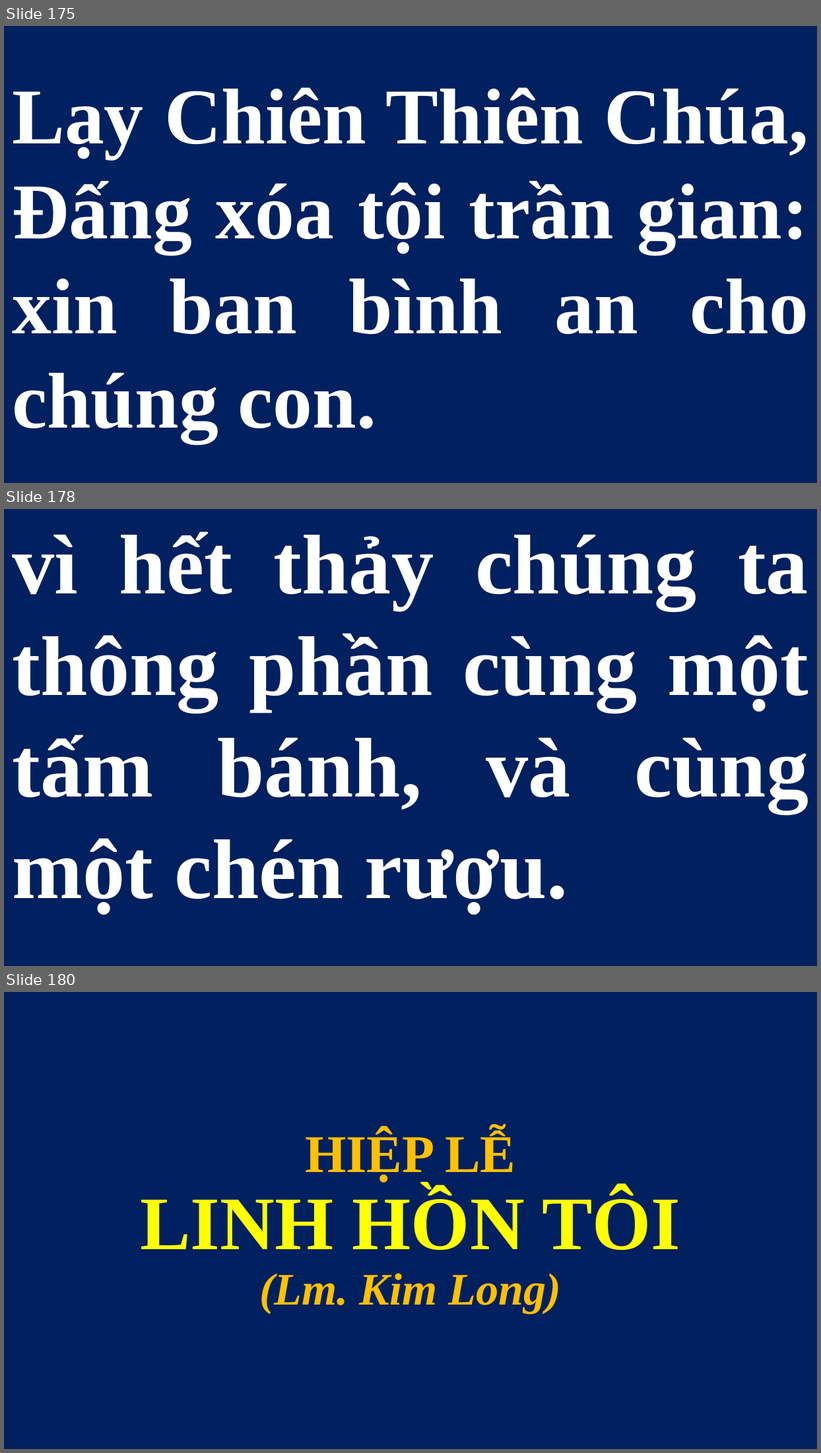
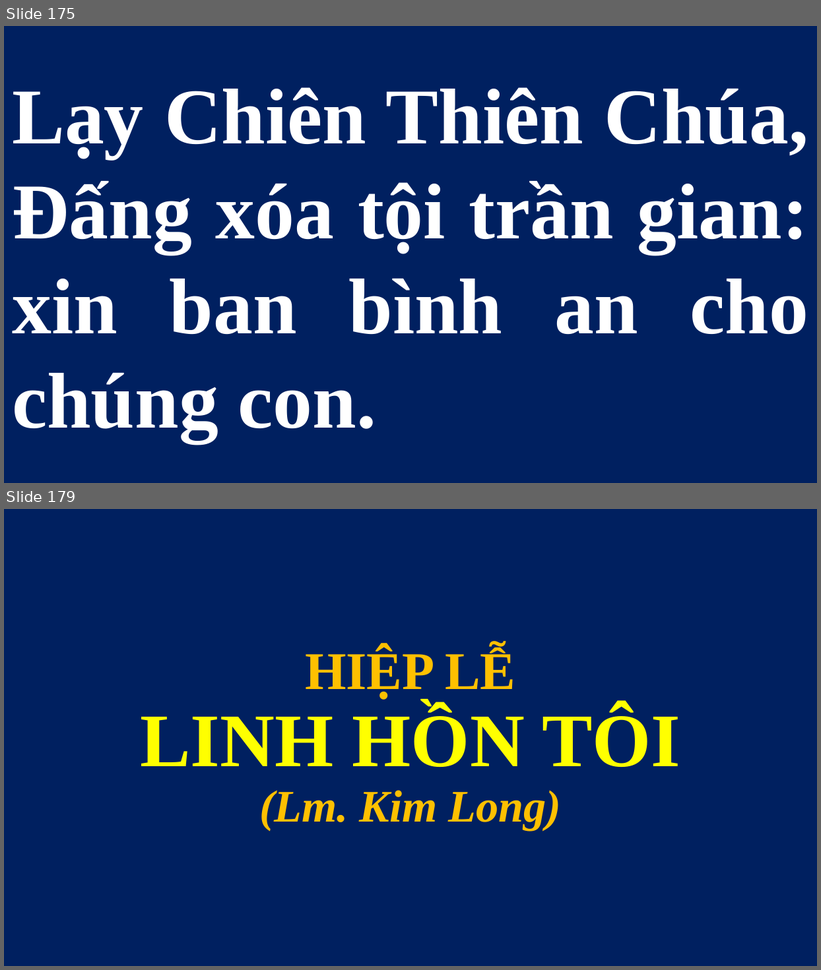
Before and after one commit to lythanhngodev64/SlideLe, a slide deck: Slide/Thứ Bảy - CN-27-TN 2026.pptx. Shown one above the other, each under a label of ours: slides 175, 178 and 180 before the commit, slides 175 and 179 after it; the slides between them are not shown. The pictures are 821x1453 and 821x970 pixels, drawn with LibreOffice and Linux fonts; fonts in the diff are those of the drawing. Boxes give left, top, right and bottom in pixels: in the first picture for what was removed or moved away, otherwise in the second. Text is boxed around its words. In the diff, an @@ line names an element or a change of style, - is before the commit and + after.

```diff
--- a/Slide/Thứ Bảy - CN-27-TN 2026.pptx
+++ b/Slide/Thứ Bảy - CN-27-TN 2026.pptx
@@ slide 178 removed at (4,509,817,966), background #FFFFFF @@
@@ title removed at (4,509,817,966) @@
-vì hết thảy chúng ta thông phần cùng một tấm bánh, và cùng một chén rượu.
@@ what was slide 180 is now slide 179 @@
```
Also in this commit, not shown: 1 slide added, 1 other slide removed, 1 other file.
